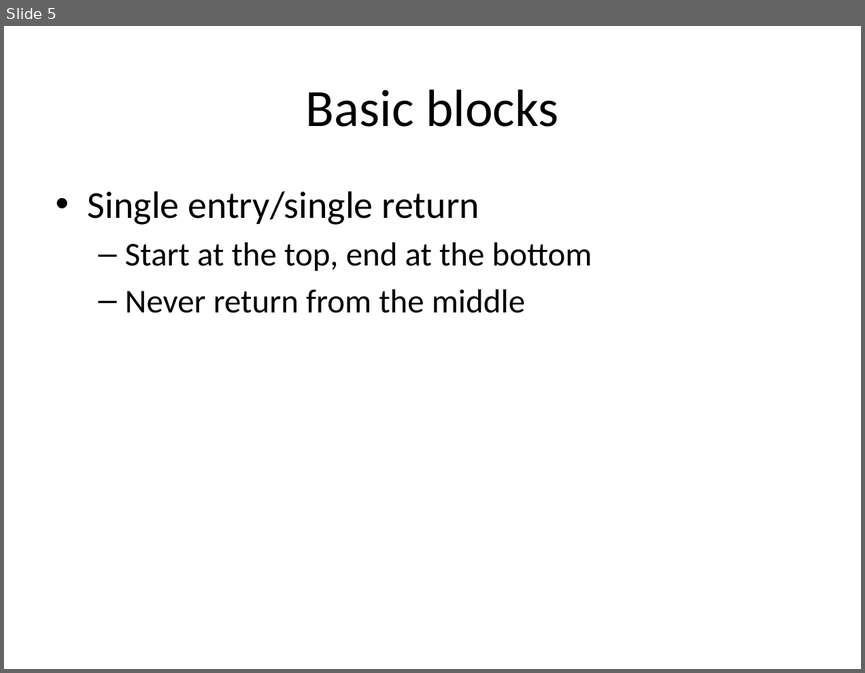
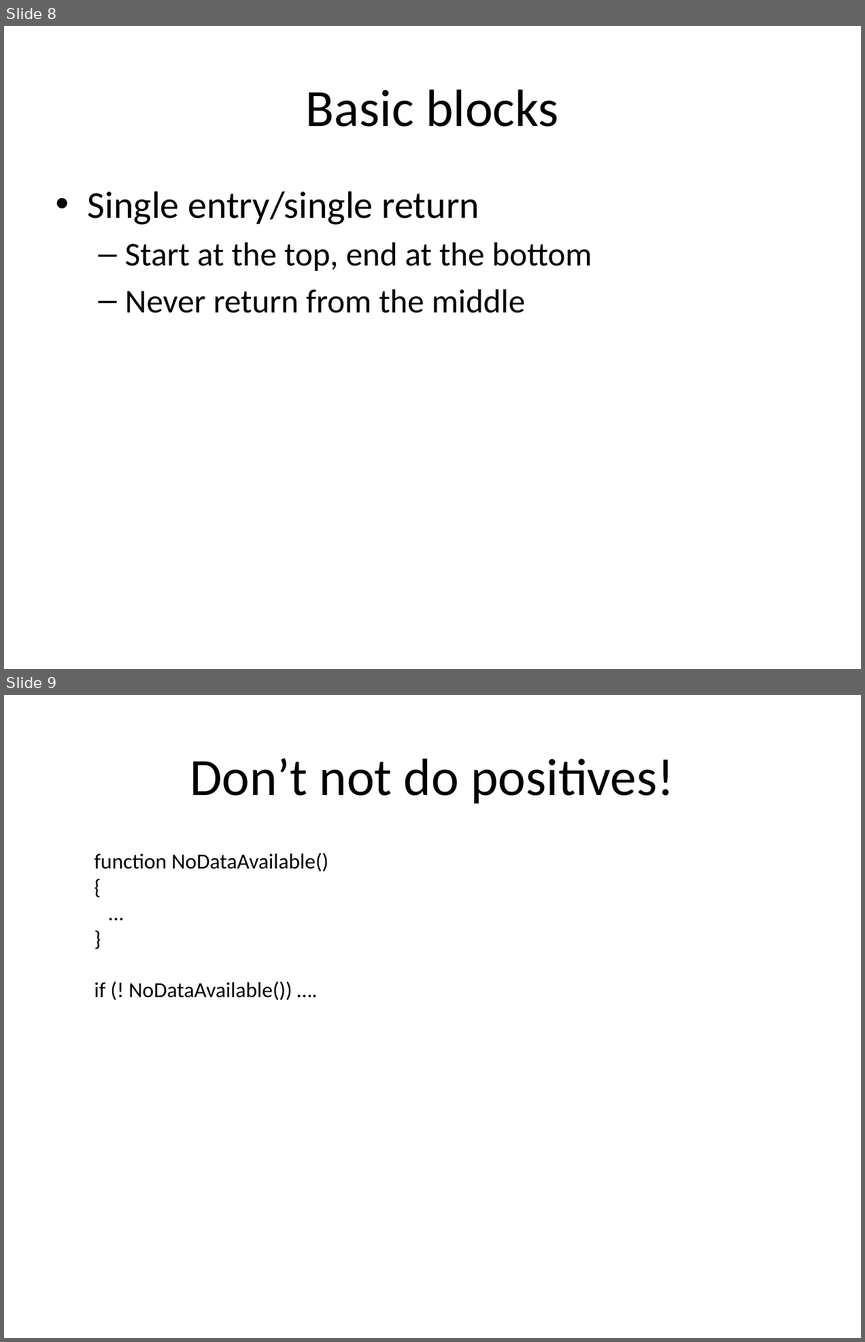
Before and after one commit to DavidJameson/SocialSoftware, a slide deck: DefensiveProgrammingTechniques.pptx. Shown one above the other, each under a label of ours: slide 5 before the commit, slides 8 and 9 after it. The pictures are 865x673 and 865x1342 pixels, drawn with LibreOffice and Linux fonts; fonts in the diff are those of the drawing. Boxes give left, top, right and bottom in pixels: in the first picture for what was removed or moved away, otherwise in the second. Text is boxed around its words. In the diff, an @@ line names an element or a change of style, - is before the commit and + after.

```diff
--- a/DefensiveProgrammingTechniques.pptx
+++ b/DefensiveProgrammingTechniques.pptx
@@ slide 9 added at box(4, 695, 861, 1338), background #FFFFFF @@
@@ title added at box(190, 758, 674, 804), 44 pt, text #000000 @@
+Don’t not do positives!
@@ text added at box(94, 853, 328, 1000), 18 pt, text #000000 @@
+function NoDataAvailable()
+{
+…
+}
+if (! NoDataAvailable()) ….
@@ what was slide 5 is now slide 8 @@
```
Also in this commit, not shown: 4 slides changed, 10 other slides added.
